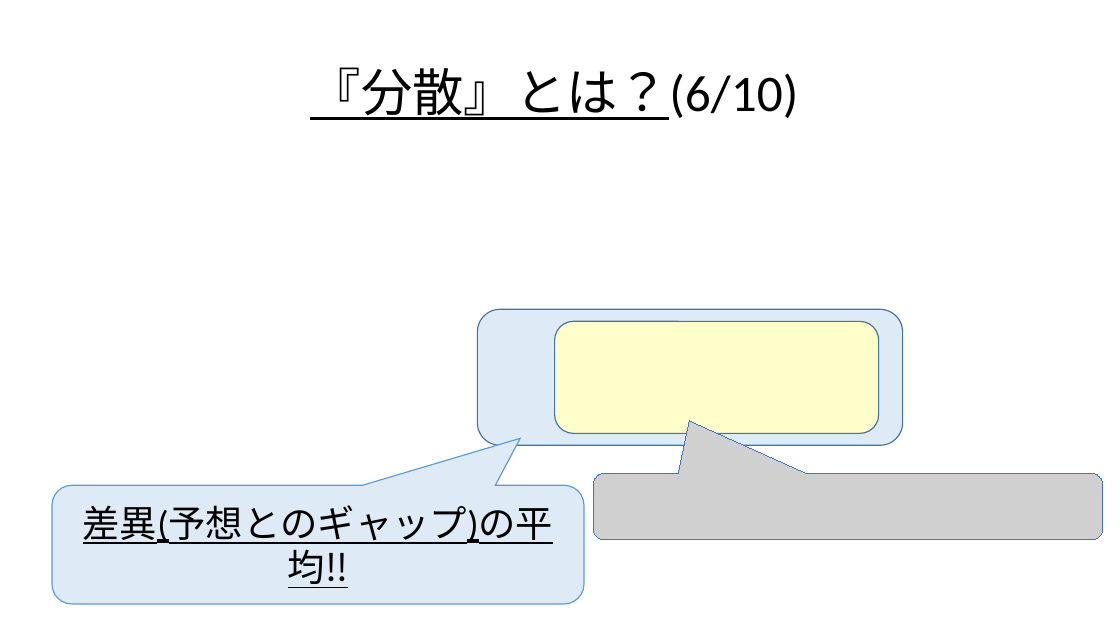
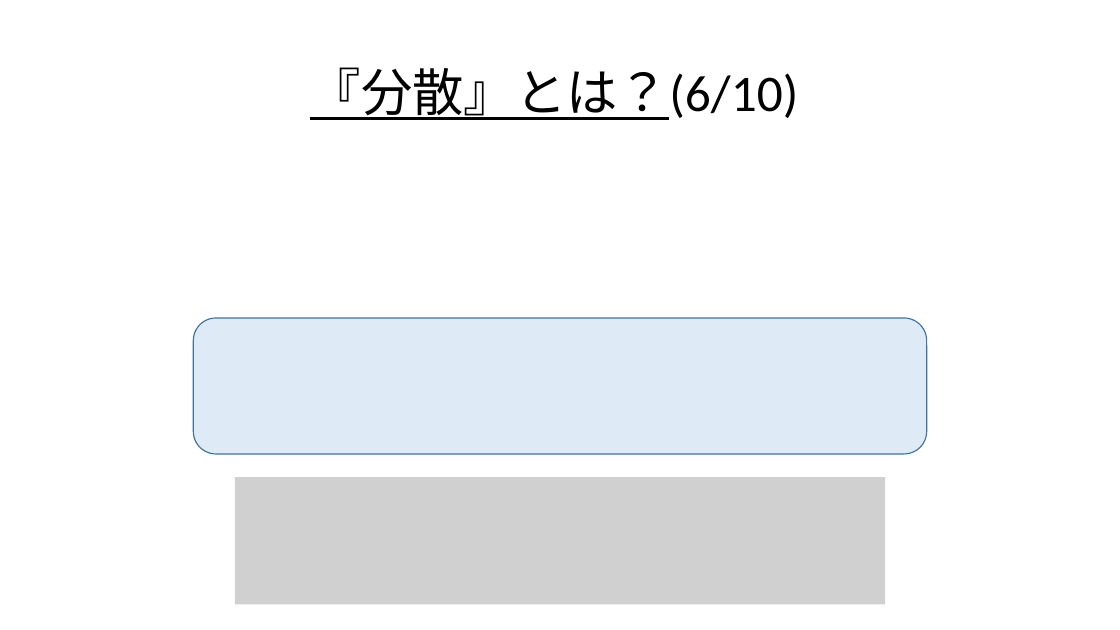
Before and after one commit to Ryo-KATAYAMA/Senior_Project, a slide deck: slide 110 of Chapter4_1.pptx (slide 108 before the commit). Drawn at 1120x630 pixels with LibreOffice and Linux fonts; fonts in the diff are those of the drawing; grey boxes stand for pictures. Boxes give left, top, right and bottom in pixels: in the first picture for what was removed or moved away, otherwise in the second. Text is boxed around its words. In the diff, an @@ line names an element or a change of style, - is before the commit and + after.

```diff
--- a/Chapter4_1.pptx
+++ b/Chapter4_1.pptx
@@ rounded rectangle: place and size @@
-rounded rectangle at (477, 309, 902, 445)
+rounded rectangle at (193, 318, 927, 455)
@@ rounded rectangle removed at (555, 322, 879, 434) @@
@@ picture added at (235, 477, 886, 604) @@
@@ picture removed at (593, 473, 1102, 539) @@
@@ rounded speech box removed at (52, 486, 584, 604) @@
-差異(予想とのギャップ)の平均‼
```
Also in this commit, not shown: 25 other slides changed, 4 slides added, 2 slides removed.
